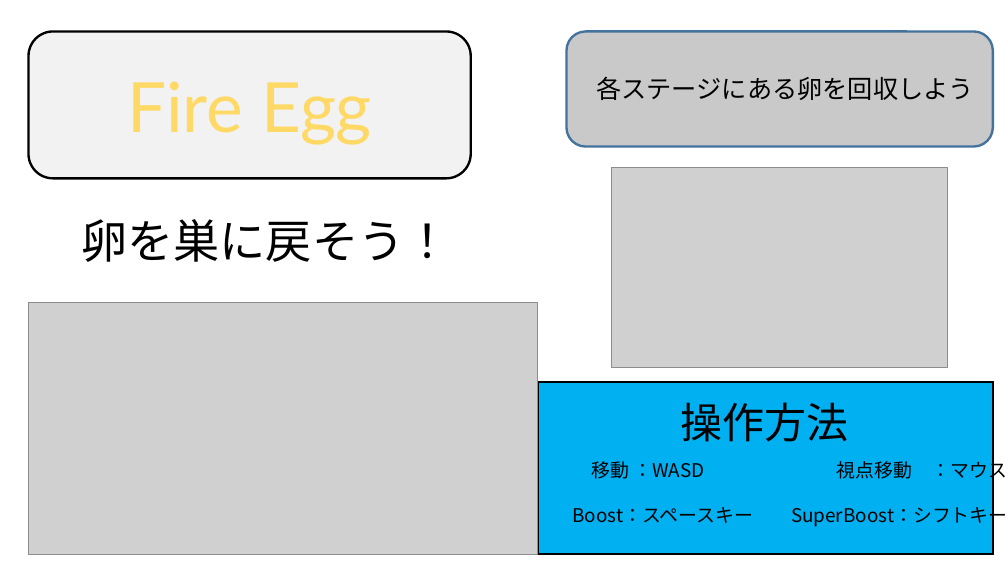
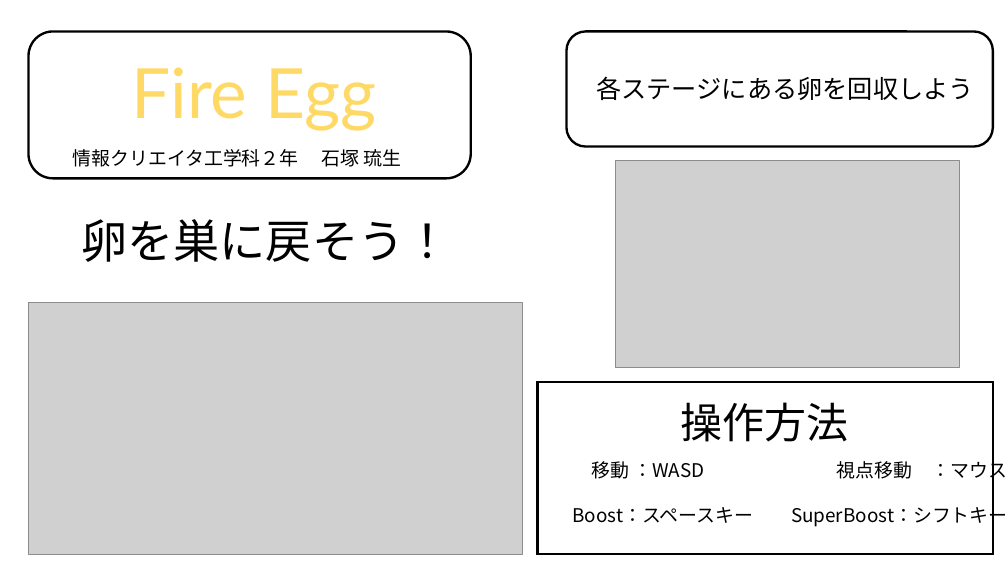
Before and after one commit to Ruirui114/EGG6, a slide deck: slide 1 of Fire Eggプレゼンボードpptx.pptx. Drawn at 1008x567 pixels with LibreOffice and Linux fonts; fonts in the diff are those of the drawing; grey boxes stand for pictures. Boxes give left, top, right and bottom in pixels: in the first picture for what was removed or moved away, otherwise in the second. Text is boxed around its words. In the diff, an @@ line names an element or a change of style, - is before the commit and + after.

```diff
--- a/Fire Eggプレゼンボードpptx.pptx
+++ b/Fire Eggプレゼンボードpptx.pptx
@@ rounded rectangle at box(29, 32, 471, 178): fill #F2F2F2 to #FFFFFF @@
@@ text "Fire Egg": place and size @@
-text "Fire Egg" at box(127, 81, 372, 145)
+text "Fire Egg" at box(131, 67, 376, 131)
@@ rounded rectangle at box(566, 32, 993, 147): fill #C9C9C9 to #FFFFFF; outline #43739E 2.25 pt to #000000 2.25 pt @@
@@ text added at box(73, 149, 299, 167), 18 pt, text #000000 @@
+情報クリエイタ工学科２年
@@ text added at box(322, 149, 402, 167), 18 pt, text #000000 @@
+石塚 琉生
@@ picture: place and size @@
-picture at box(612, 168, 948, 368)
+picture at box(616, 160, 960, 368)
@@ picture: place and size @@
-picture at box(29, 302, 538, 554)
+picture at box(29, 302, 523, 554)
@@ rectangle at box(538, 382, 993, 554): fill #00B0F0 to #FFFFFF @@
```
Also in this commit, not shown: 8 other files.
